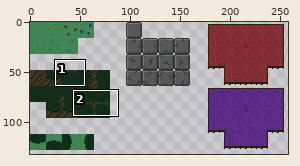
Sprite sheet, stored at Assets/Resources/tiles_spritesheet.png. The first picture is a wide view before the edit; the outline marks the close-up.
Close-up. As it was:
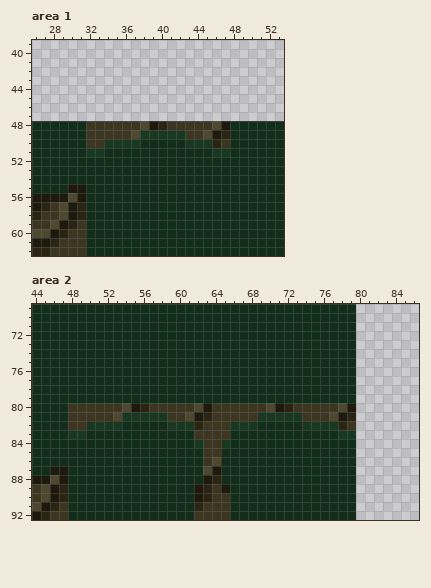
The file is 640x640 pixels. Colours within 5 levels of each other are drawn and written as one. Shown: area 1: x 26..53, y 39..62; area 2: x 44..86, y 69..92. The wide view leaves out empty margins.
Now the later version:
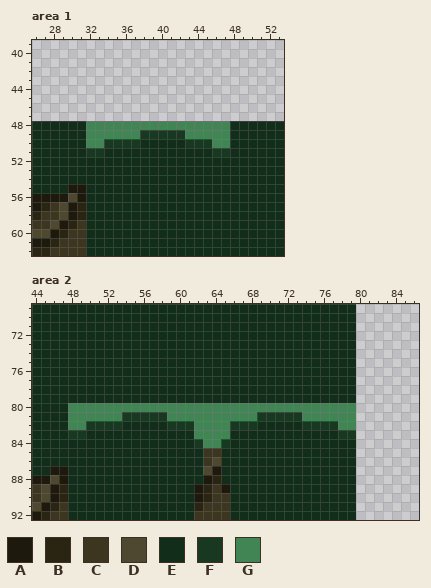
Palette (. is transparent): A #1d190c  B #2a2513  C #3c3621  D #4f4831  E #122e1a  F #183821  G #428555
From old to new:
--- area 1
@@ x 26..53 @@
 47 ............................
-48 EEEEEECCCCCCDABCCCCCDAEEEEEE
-49 EEEEEECCCCCDFFFFFCCDABEEEEEE
-50 EEEEEECCFFFFEEEEEFFFBCEEEEEE
+48 EEEEEEGGGGGGGGGGGGGGGGEEEEEE
+49 EEEEEEGGGGGGFFFFFGGGGGEEEEEE
+50 EEEEEEGGFFFFEEEEEFFFGGEEEEEE
 51 EEEEEEFFEEEEEEEEEEEEFFEEEEEE
--- area 2
@@ x 44..86 @@
 79 EEEEEEEEEEEEEEEEEEEEEEEEEEEEEEEEEEEE.......
-80 EEEECCCCCCDABCCCCCDACCCCCCDABCCCCCDA.......
-81 EEEECCCCCDFFFFFCCDABCCCCCFFFFFCCCDAB.......
-82 EEEECCFFFFEEEEEFFFBCCCFFFEEEEEFFFFBC.......
-83 EEEEFFEEEEEEEEEEEECCCCEEEEEEEEEEEEFF.......
-84 EEEEEEEEEEEEEEEEEEFCCFEEEEEEEEEEEEEE.......
+80 EEEEGGGGGGGGGGGGGGGGGGGGGGGGGGGGGGGG.......
+81 EEEEGGGGGGFFFFFGGGGGGGGGGFFFFFGGGGGG.......
+82 EEEEGGFFFFEEEEEFFFGGGGFFFEEEEEFFFFGG.......
+83 EEEEFFEEEEEEEEEEEEGGGGEEEEEEEEEEEEFF.......
+84 EEEEEEEEEEEEEEEEEEFGGFEEEEEEEEEEEEEE.......
 85 EEEEEEEEEEEEEEEEEEECCEEEEEEEEEEEEEEE.......
Changed places in both close-ups, as pixel boxes (x1, y1, x2, y2):
changed: (86, 121, 230, 148)
changed: (68, 403, 356, 448)
